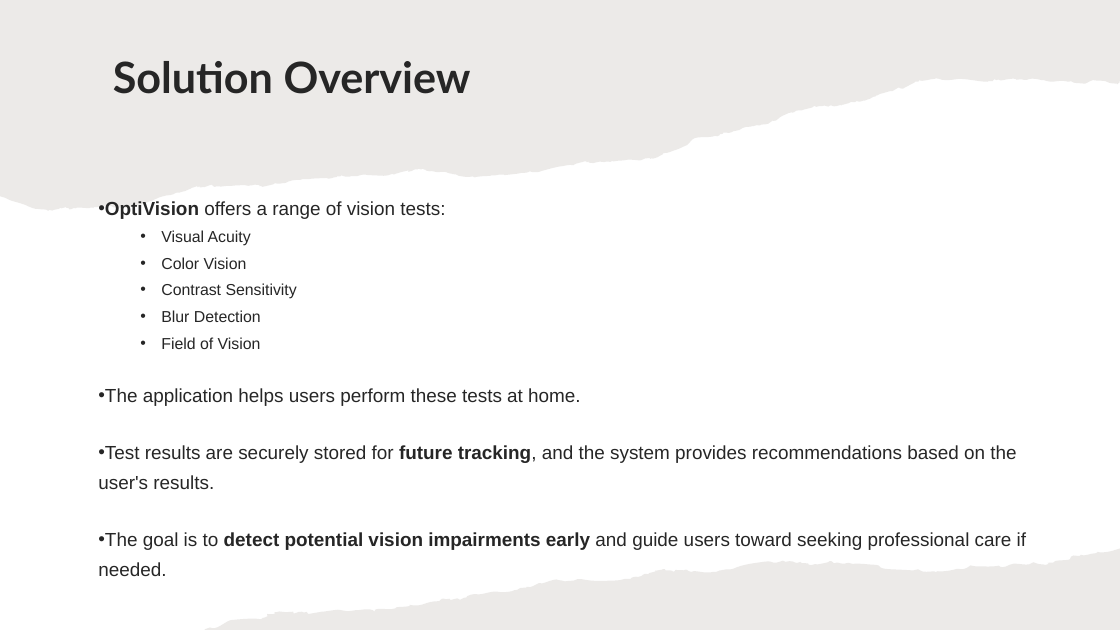
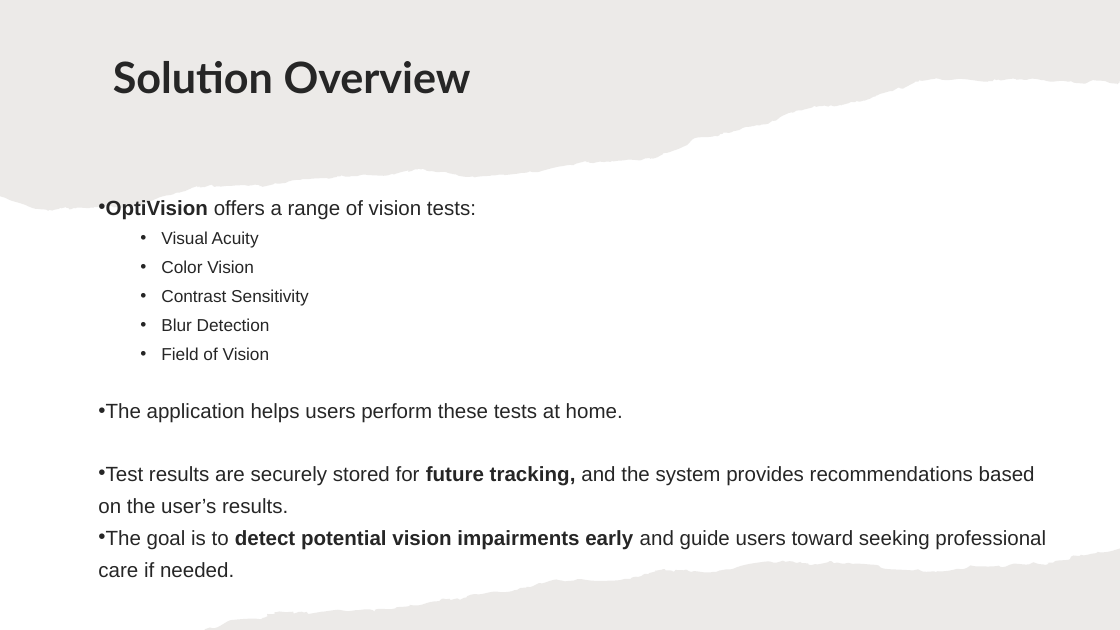
Before and after one commit to TameerAmer/Capstone-Project, a slide deck: slide 7 of OptiVision.pptx (slide 5 before the commit). Drawn at 1120x630 pixels with LibreOffice and Linux fonts; fonts in the diff are those of the drawing. Boxes give left, top, right and bottom in pixels: in the first picture for what was removed or moved away, otherwise in the second. Text is boxed around its words. In the diff, an @@ line names an element or a change of style, - is before the commit and + after.

```diff
--- a/OptiVision.pptx
+++ b/OptiVision.pptx
@@ text at (98,200,1046,577): size 16.1 to 17.6 pt in "OptiVision offers a range of vision tests:", "The application helps users perform these tests ...", "The goal is to detect potential vision ..."; size 13.6 to 14.8 pt in "Visual Acuity", "Color Vision", "Contrast Sensitivity", "Blur Detection" and 1 more places @@
@@ text at (98,466,1035,513): text changed; size 16.1 to 17.6 pt @@
-• Test results are securely stored for future tracking, and the system provides recommendations based on the user's results.
+• Test results are securely stored for future tracking, and the system provides recommendations based on the user’s results.
```
Also in this commit, not shown: 6 other slides changed, 2 slides added.
